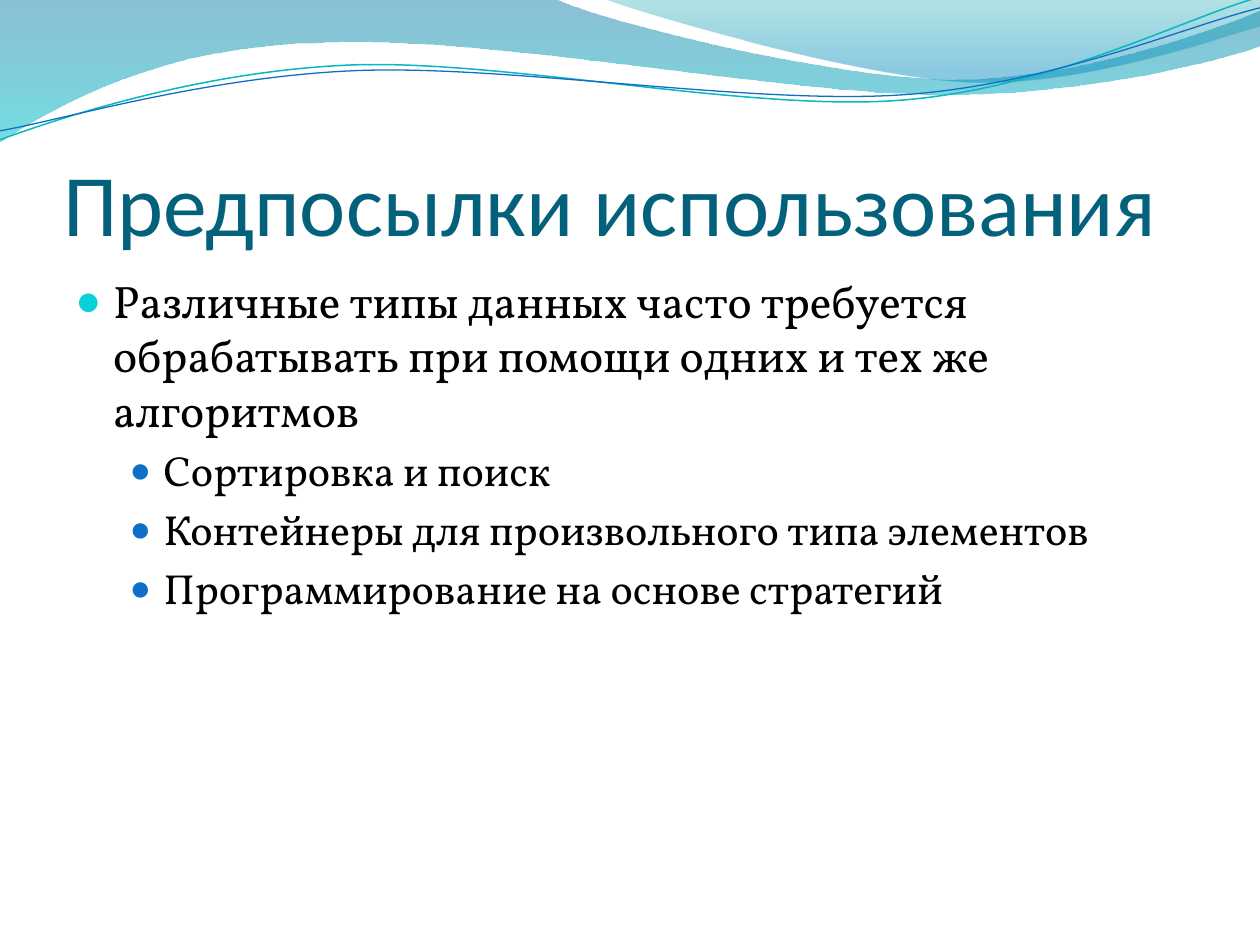
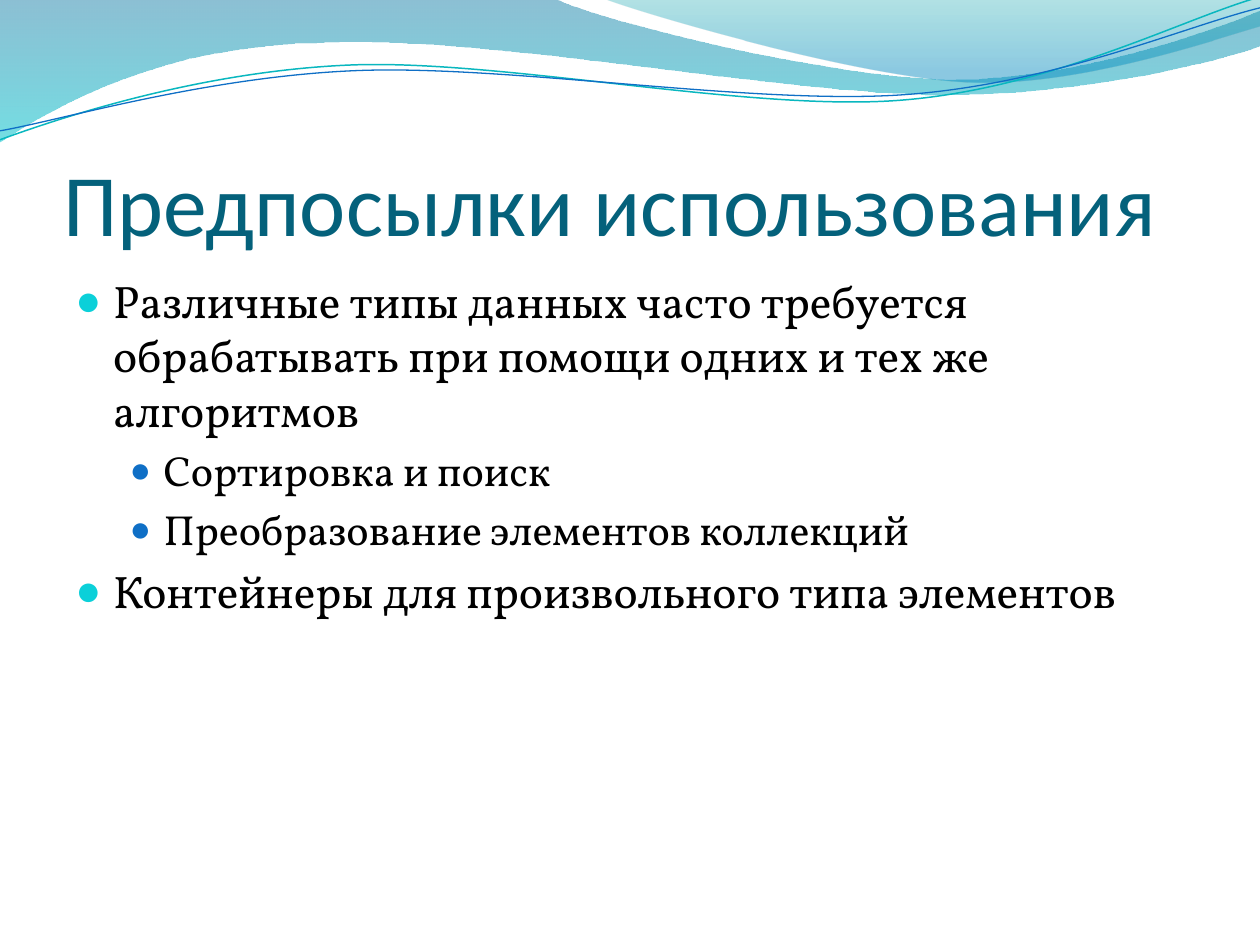
Before and after one commit to alexey-malov/oop, a slide deck: slide 3 of lectures/06/Обобщенное программирование, шаблоны.pptx. Drawn at 1260x945 pixels with LibreOffice and Linux fonts; fonts in the diff are those of the drawing; background and template pictures are left out. Boxes give left, top, right and bottom in pixels: in the first picture for what was removed or moved away, otherwise in the second. Text is boxed around its words. In the diff, an @@ line names an element or a change of style, - is before the commit and + after.

```diff
--- a/lectures/06/Обобщенное программирование, шаблоны.pptx
+++ b/lectures/06/Обобщенное программирование, шаблоны.pptx
@@ text at [164, 515, 909, 556]: paragraph added @@
+  ● Преобразование элементов коллекций
@@ text at [113, 576, 1115, 619]: size 24 to 26 pt in "Контейнеры для произвольного типа элементов"; list level 2 to 1 in "Контейнеры для произвольного типа элементов"; bullet colour #0F6FC6 to #0BD0D9 @@
@@ text at [164, 575, 943, 615]: paragraph removed @@
-  ● Программирование на основе стратегий
```
Also in this commit, not shown: 8 other slides changed, 8 other files.
